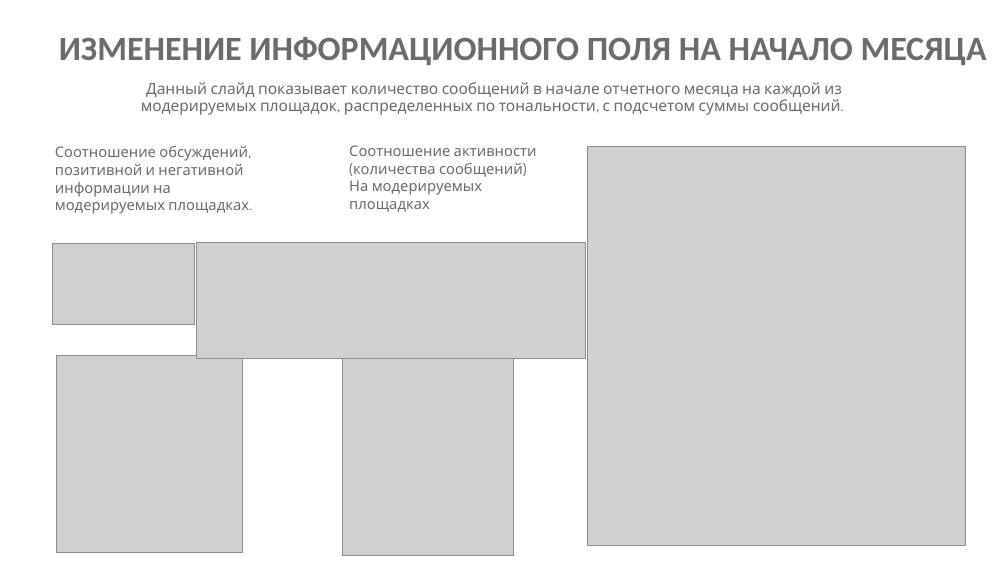
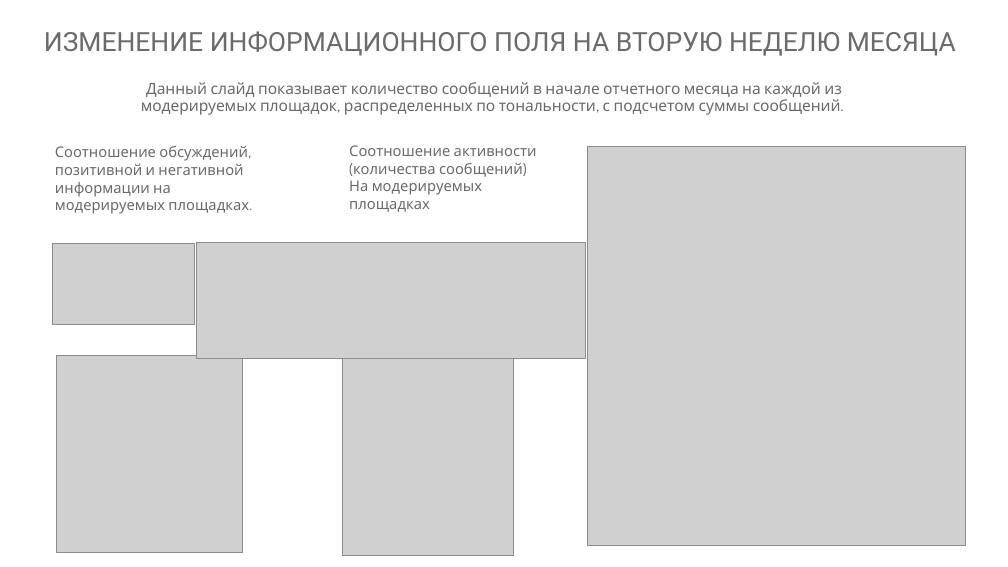
Before and after one commit to inversia/inversia.github.io, a slide deck: slide 8 of presentati/Пример месячного отчёта.pptx. Drawn at 1008x567 pixels with LibreOffice and Linux fonts; fonts in the diff are those of the drawing; grey boxes stand for pictures. Boxes give left, top, right and bottom in pixels: in the first picture for what was removed or moved away, otherwise in the second. Text is boxed around its words. In the diff, an @@ line names an element or a change of style, - is before the commit and + after.

```diff
--- a/presentati/Пример месячного отчёта.pptx
+++ b/presentati/Пример месячного отчёта.pptx
@@ title at [44, 31, 956, 56]: text changed; size 32.4 to 25.2 pt; font Calibri to Roboto; bold off @@
-ИЗМЕНЕНИЕ ИНФОРМАЦИОННОГО ПОЛЯ НА НАЧАЛО МЕСЯЦА
+ИЗМЕНЕНИЕ ИНФОРМАЦИОННОГО ПОЛЯ НА ВТОРУЮ НЕДЕЛЮ МЕСЯЦА
```
Also in this commit, not shown: 16 other slides changed, 2 other files.
